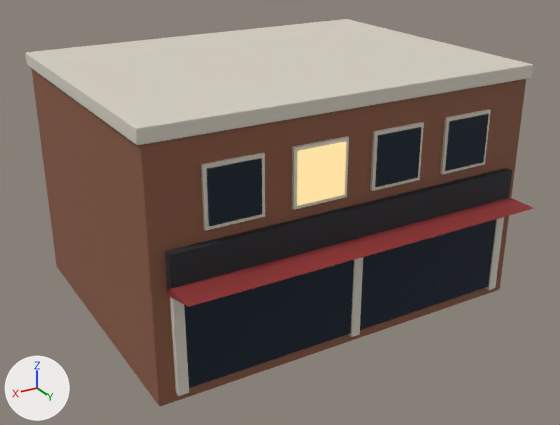
Two versions of the glTF model SeatAtTheTable/public/assets/world/buildings/storefront.glb, one commit apart.
The view is the same before and after, from a 50 mm lens placed at (56.6, 96.8, 59.8), pointed at (1.1, 4.3, 13.5). Arrows for +X, +Y and +Z are at lower left; the lights stay in place. The first picture is the older version. Where no turn or scale is listed for an object, it has been applied to the vertices.

In view in the first picture: 'part-awning', 'part-dark', 'part-glass', 'part-glass-lit', 'part-paint', 'part-trim'.
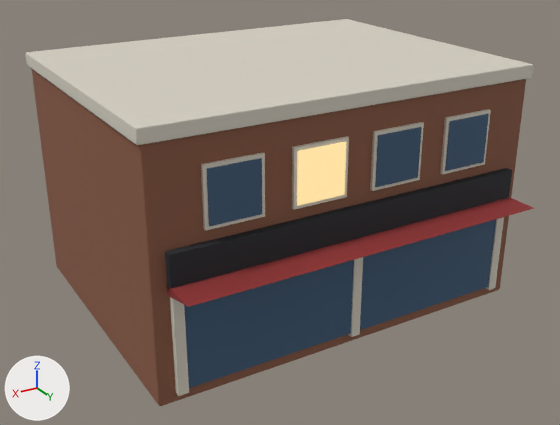
What the commit changed:
Material 'glass' (mat_glass) changes colour from dark blue #26313f to blue #45627e; in linear values from (0.0194, 0.0307, 0.0497) to (0.0595, 0.122, 0.209).

Boxes (x1, y1, x2, y2) around the edits, measured in the pictures (560 x 425 px):
'part-glass', recoloured (dark blue to blue)
    both: (184, 114, 496, 388)
